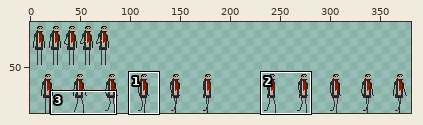
Sprite sheet -- core/assets/characters/player.png. The picture above shows the old version from afar; the outline marks the close-up.
Close-up. Before:
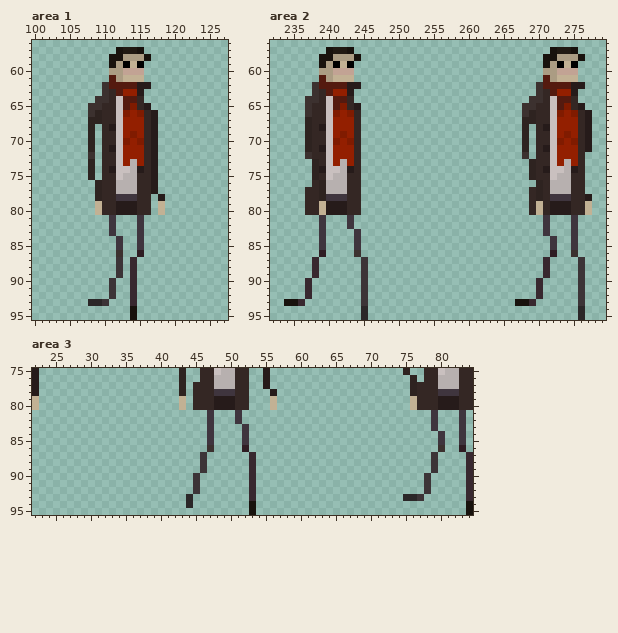
The file is 384x96 pixels. Colours within 5 levels of each other are drawn and written as one. Shown: area 1: x 100..127, y 56..95; area 2: x 232..279, y 56..95; area 3: x 22..84, y 75..95. The old version is drawn lined up with the new one. The wide view leaves out empty margins. The commit also changed other parts of the picture, which this record leaves out.
Now the later version:
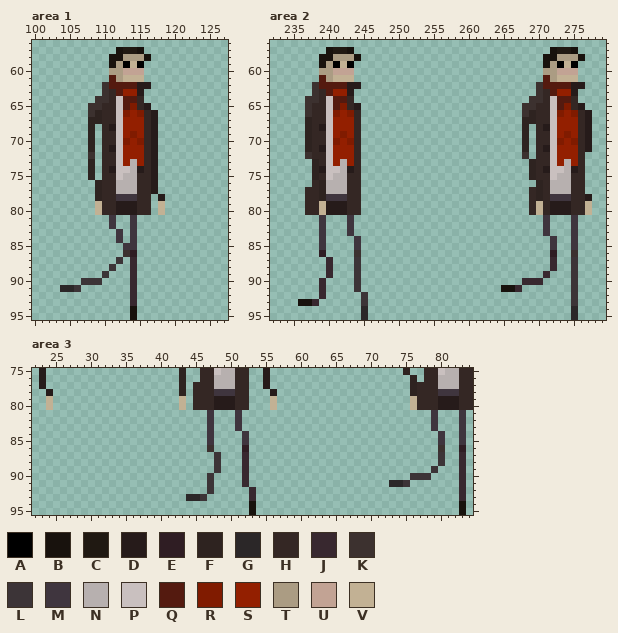
Palette (. is transparent): A #000000  B #18120d  C #201912  D #261b1a  E #2f1d23  F #2e2320  G #2b2728  H #342724  J #38282f  K #3c312f  L #3c3437  M #3f353e  N #b7b0af  P #c9c0bf  Q #541a0f  R #801b00  S #931f00  T #ab9c83  U #c2a394  V #c2b194
The exact change:
drawings rearranged on the sheet (the old picture shows each at its new place; 7 dropped ones are not shown)
Changed rows in their new state; - is an unchanged pixel.
Area 1:
first column x 104:
81 ----------M.
82 ----------M.
83 -------.M-M.
84 ----------M.
85 --------.MM.
86 --------.KE.
88 -------L.---
89 ------L-.---
90 ---LLL-.----
91 GGL----.----
92 -------.----
93 ----...-----
Area 2:
first column x 243:
83 M.
first column x 234:
87 ----.-J---L.-------------------------.J--L.
88 ----.-J---L.-------------------------.J--L.
89 ----.-J---L.-----------------------------L.
90 ---.-J----L.----------------------JJ-----L.
91 ---.-J----L.-------------------BBJ--.----L.
92 ---.-J------------------------------.----L.
93 ..BBJ----------------------------...-----L.
94 -----------------------------------------G.
95 -----------------------------------------G.
Area 3:
first column x 22:
75 .D-----------------------------
76 .D-----------------------------
77 .D-----------------------------
78 .-D----------------------------
79 .-V----------------------------
80 .-V----------------------------
83 -----------------------------M.
first column x 44:
87 --.-L---J.-------------------------.L--J.
88 --.-L---J.-------------------------.L--J.
89 --.-L---J.-----------------------------J.
90 -.-L----J.----------------------LL-----J.
91 -.-L----J.-------------------GGL--.----J.
92 -.-L------------------------------.----J.
93 -GL----------------------------...-----J.
94 .--------------------------------------B.
95 ---------------------------------------B.
Boxes around the changes in both close-ups, in picture pixels (x1, y1, x2, y2):
changed: (60, 215, 144, 306)
changed: (284, 229, 368, 306)
changed: (501, 257, 585, 320)
changed: (32, 368, 53, 410)
changed: (235, 424, 249, 431)
changed: (186, 452, 221, 508)
changed: (242, 452, 256, 487)
changed: (389, 452, 473, 515)
